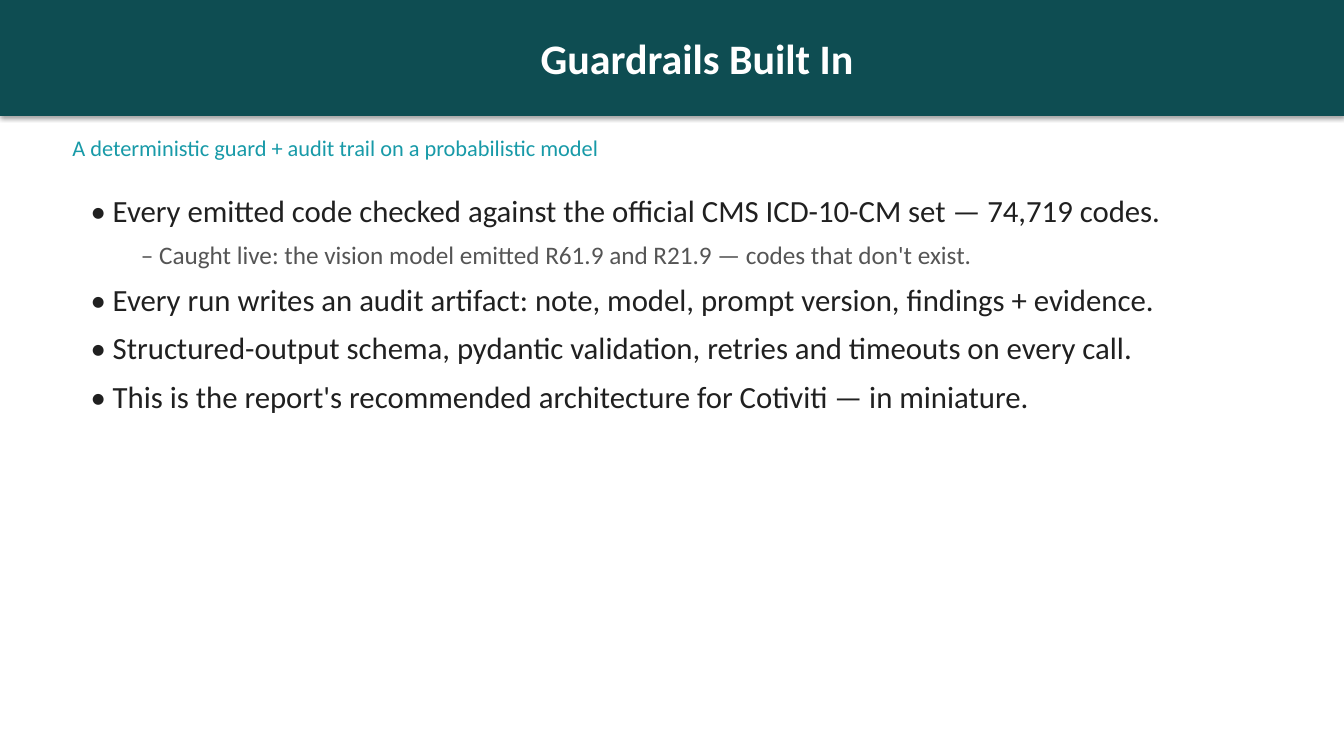
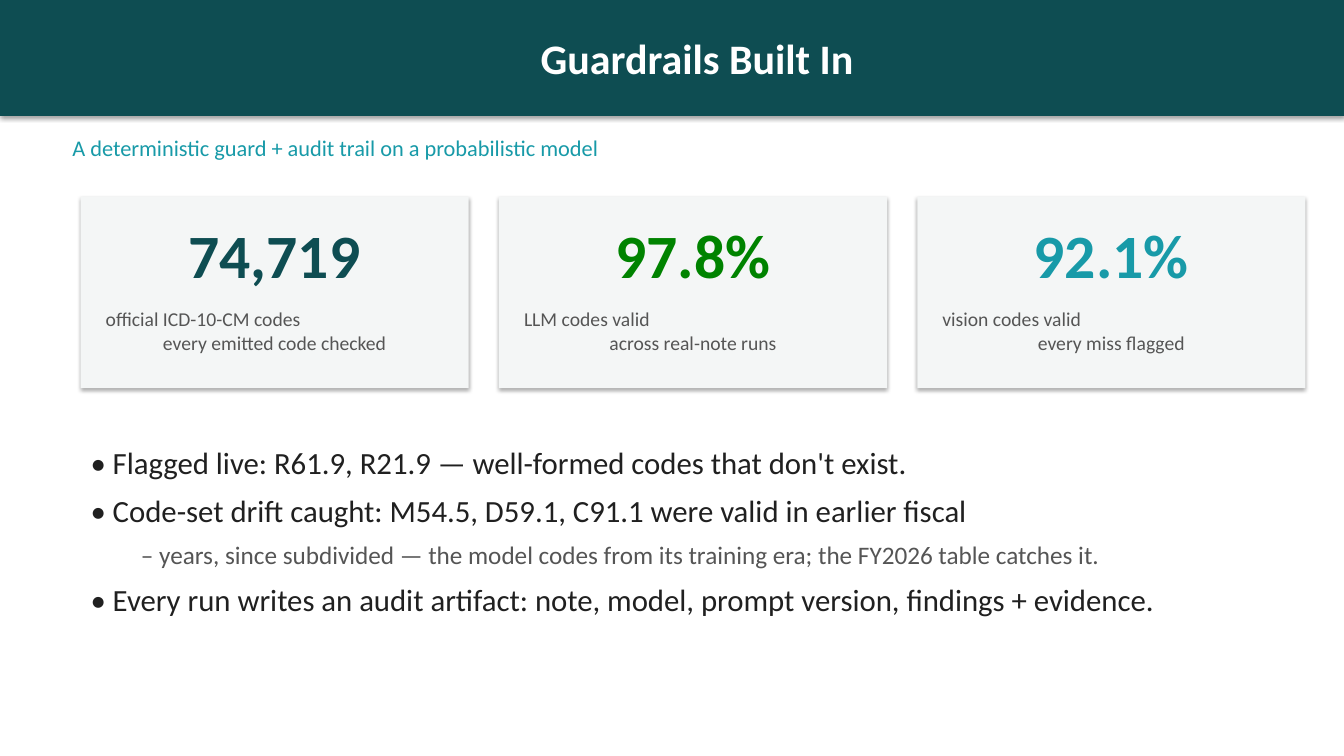
Before and after one commit to akhilg-9/cotiviti-cni-assessment, a slide deck: slide 8 of deliverables/slides.pptx. Drawn at 1344x756 pixels with LibreOffice and Linux fonts; fonts in the diff are those of the drawing. Boxes give left, top, right and bottom in pixels: in the first picture for what was removed or moved away, otherwise in the second. Text is boxed around its words. In the diff, an @@ line names an element or a change of style, - is before the commit and + after.

Commit message:
Slide deck v3: dollar-quantified problem, architecture diagram, guardrail stat tiles, key takeaways
- Problem slide: $31.7B FY2024 Medicare FFS improper payments (CMS) alongside the ~80% stat
- POC slide: architecture diagram embedded
- Guardrails slide: stat tiles (74,719 / 97.8% / 92.1%) + code-set drift finding
- New Key Takeaways slide; 11 -> 12 slides

```diff
--- a/deliverables/slides.pptx
+++ b/deliverables/slides.pptx
@@ rectangle added at [81, 197, 469, 388], fill #F4F6F6 @@
@@ text removed at [113, 200, 1160, 413] @@
-• Every emitted code checked against the official CMS ICD-10-CM set — 74,719 codes.
-  – Caught live: the vision model emitted R61.9 and R21.9 — codes that don't exist.
-• Every run writes an audit artifact: note, model, prompt version, findings + evidence.
-• Structured-output schema, pydantic validation, retries and timeouts on every call.
-• This is the report's recommended architecture for Cotiviti — in miniature.
@@ rectangle added at [499, 197, 887, 388], fill #F4F6F6 @@
@@ rectangle added at [918, 197, 1306, 388], fill #F4F6F6 @@
@@ text added at [189, 237, 361, 286], 44 pt, text #0E4D52, bold @@
+74,719
@@ text added at [615, 235, 770, 279], 44 pt, text #008300, bold @@
+97.8%
@@ text added at [1034, 235, 1189, 279], 44 pt, text #189AA8, bold @@
+92.1%
@@ text added at [106, 312, 386, 353], 14 pt, text #555555 @@
+official ICD-10-CM codes
+every emitted code checked
@@ text added at [524, 312, 776, 350], 14 pt, text #555555 @@
+LLM codes valid
+across real-note runs
@@ text added at [942, 312, 1184, 354], 14 pt, text #555555 @@
+vision codes valid
+every miss flagged
@@ text added at [113, 452, 1154, 617], 22 pt, text #202020 @@
+• Flagged live: R61.9, R21.9 — well-formed codes that don't exist.
+• Code-set drift caught: M54.5, D59.1, C91.1 were valid in earlier fiscal
+  – years, since subdivided — the model codes from its training era; the FY2026 table catches it.
+• Every run writes an audit artifact: note, model, prompt version, findings + evidence.
```
Also in this commit, not shown: 2 other slides changed, 1 slide added, 1 other file.
